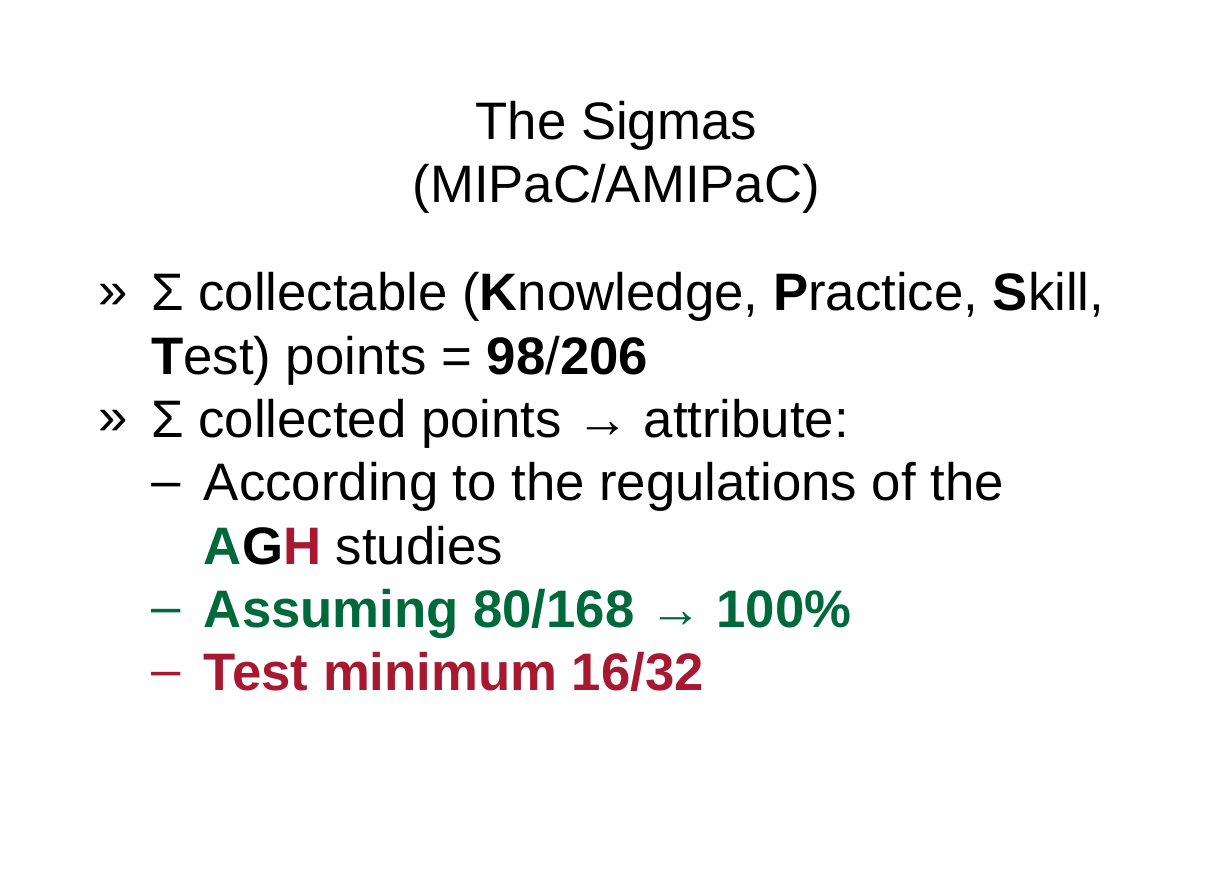
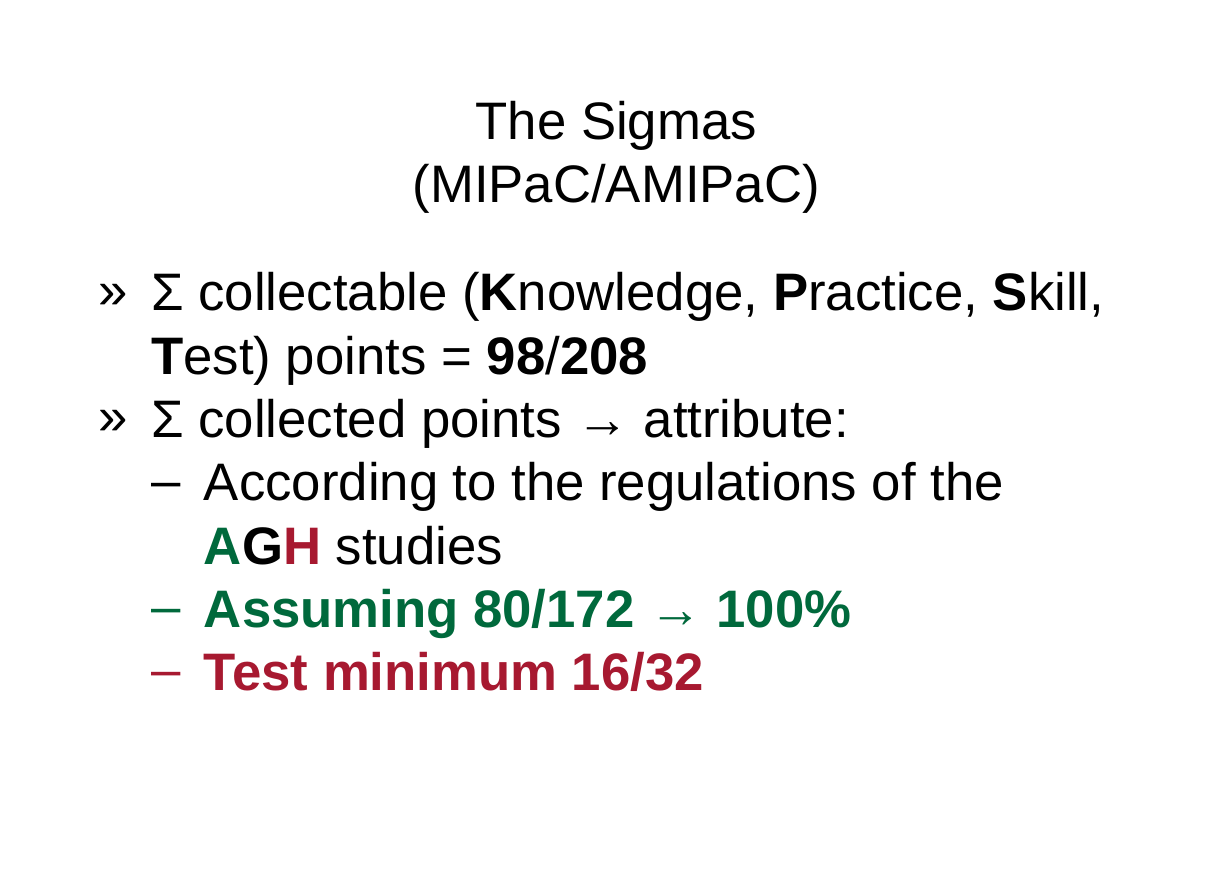
Before and after one commit to miklesz/AMIPaC, a slide deck: slide 12 of (A)MIPaC Introduction.pptx (slide 14 before the commit). Drawn at 1232x872 pixels with LibreOffice and Linux fonts; fonts in the diff are those of the drawing; background and template pictures are left out. Boxes give left, top, right and bottom in pixels: in the first picture for what was removed or moved away, otherwise in the second. Text is boxed around its words. In the diff, an @@ line names an element or a change of style, - is before the commit and + after.

```diff
--- a/(A)MIPaC Introduction.pptx
+++ b/(A)MIPaC Introduction.pptx
@@ text at [151, 271, 1104, 384]: text changed @@
-» Σ collectable (Knowledge, Practice, Skill, Test) points = 98/206
+» Σ collectable (Knowledge, Practice, Skill, Test) points = 98/208
@@ text at [204, 588, 851, 638]: text changed @@
-  – Assuming 80/168 → 100%
+  – Assuming 80/172 → 100%
```
Also in this commit, not shown: 3 other slides changed, 3 slides removed, 8 other files.
